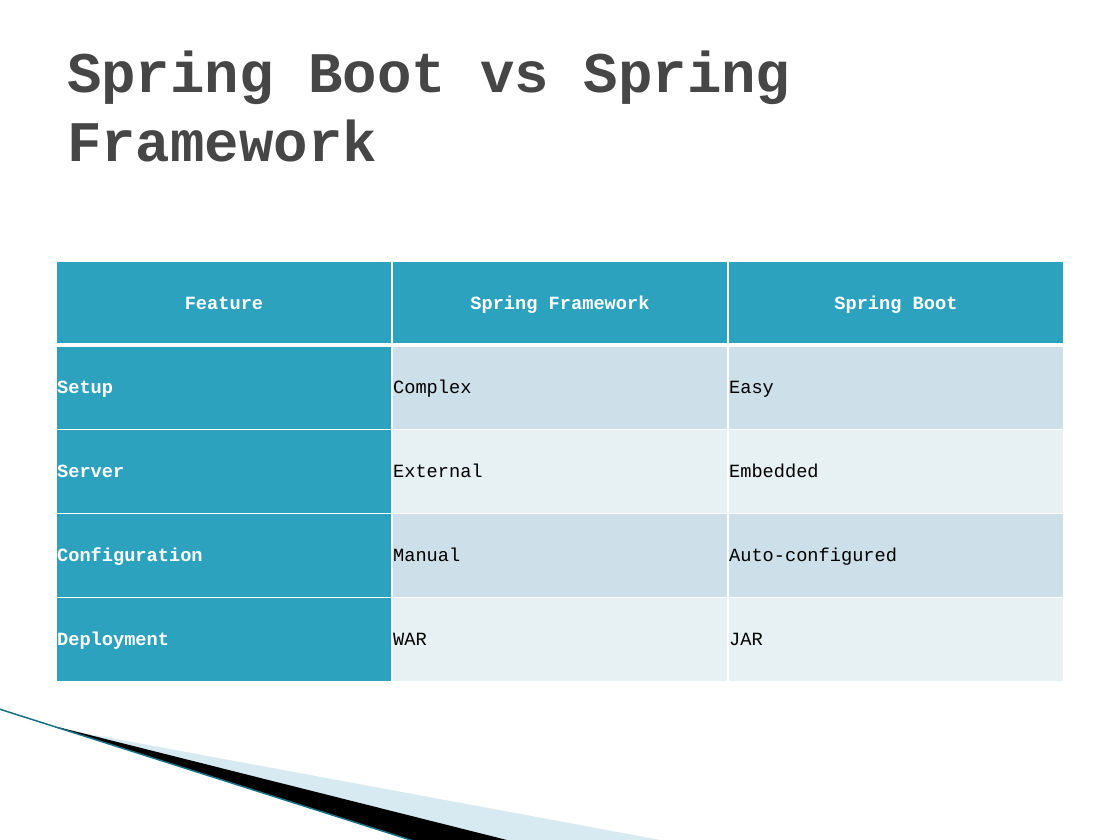
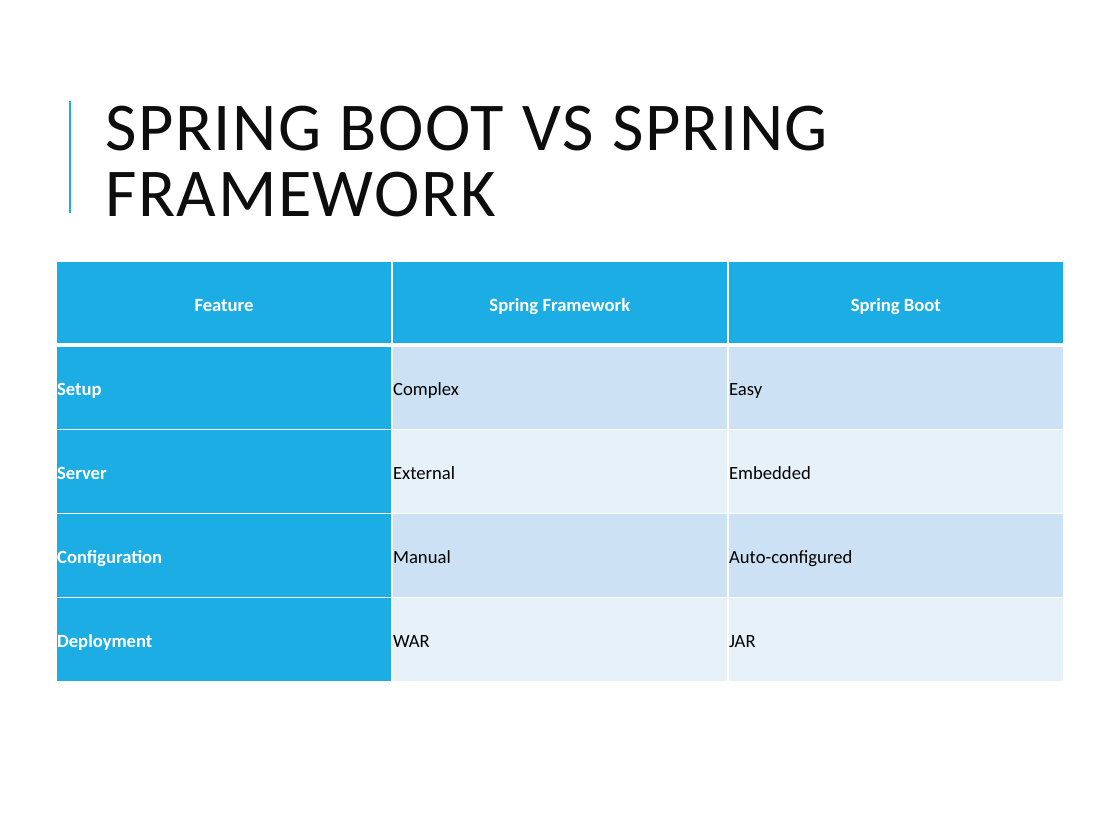
Before and after one commit to vikash-verma-profile/SpringBootRepo2025, a slide deck: slide 3 of Day-1/ADM Spring Boot & Microservices.pptx. Drawn at 1120x840 pixels with LibreOffice and Linux fonts; fonts in the diff are those of the drawing; background and template pictures are left out. Boxes give left, top, right and bottom in pixels: in the first picture for what was removed or moved away, otherwise in the second. Text is boxed around its words. In the diff, an @@ line names an element or a change of style, - is before the commit and + after.

```diff
--- a/Day-1/ADM Spring Boot & Microservices.pptx
+++ b/Day-1/ADM Spring Boot & Microservices.pptx
@@ line added from (69, 213) to (69, 101), #1CADE4 1.5 pt @@
@@ title at (105,105,828,217): text changed; size 36.9 to 44 pt; font Courier New to Calibri; text colour #464646 to #0D0D0D; bold off @@
-Spring Boot vs Spring Framework
+SPRING BOOT VS SPRING FRAMEWORK
@@ table at (56,261,1064,681) @@
@@ fill #2DA2BF to #1CADE4 in 7 cells @@
@@ fill #CDE0E8 to #CDE3F5 in 4 cells @@
@@ fill #E8F0F4 to #E8F1FA in 4 cells @@
@@ font Courier New to Calibri @@
@@ line removed from (0, 709) to (416, 840) @@
@@ freeform shape removed at (59,727,512,840) @@
@@ freeform shape removed at (62,728,666,840) @@
```
Also in this commit, not shown: 5 other slides changed, 23 other files.
